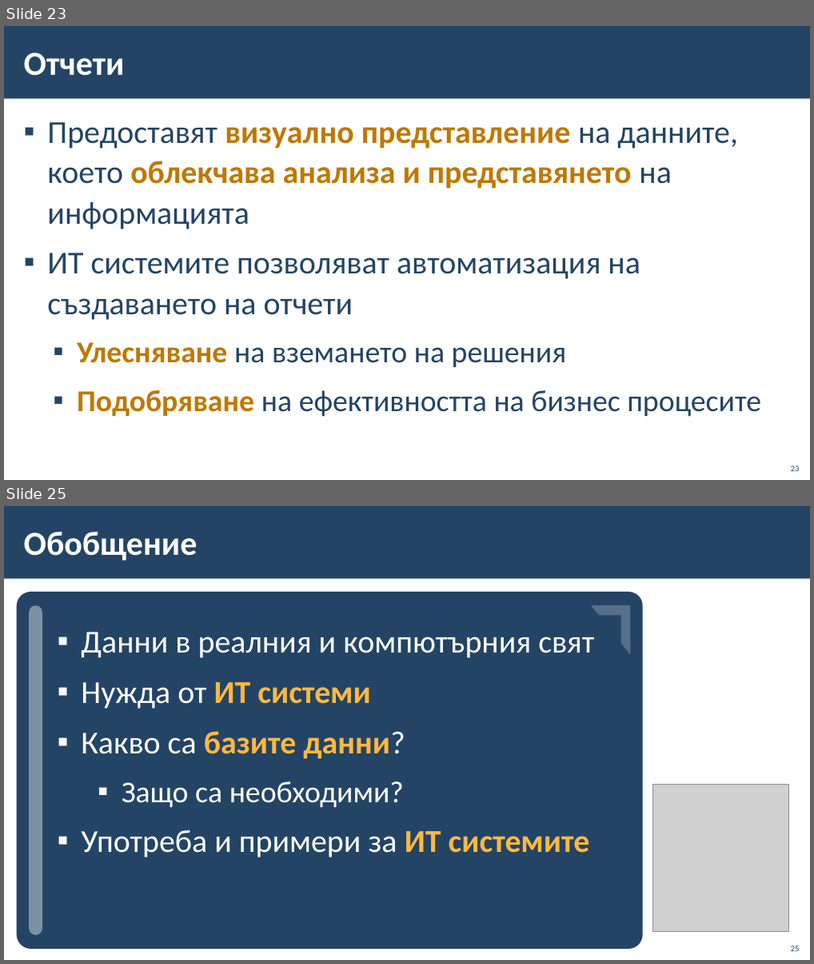
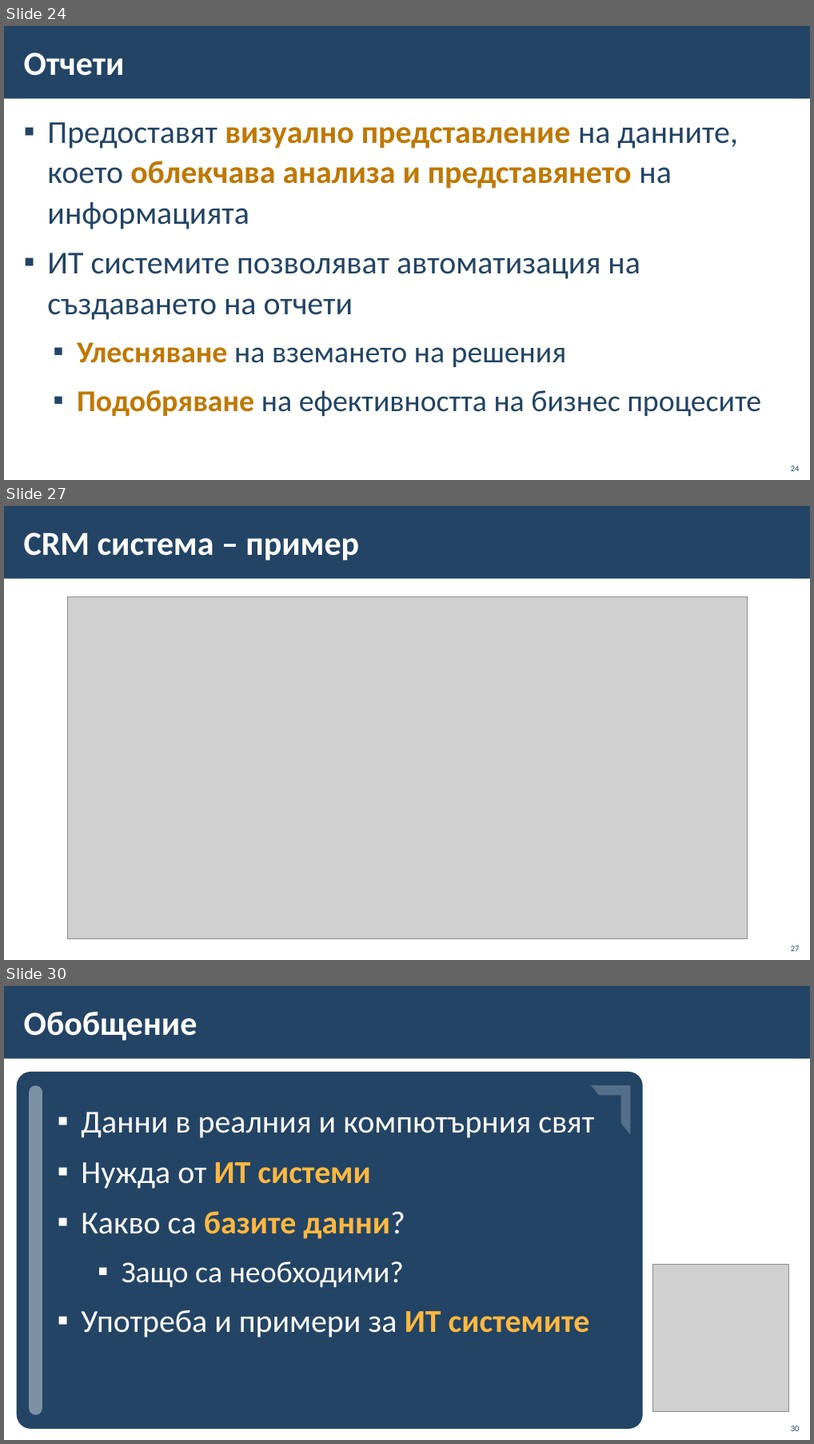
Before and after one commit to BG-IT-Edu/School-Programming, a slide deck: Courses/Software-Sciences/Module-3-Databases-New/01-IT-Systems/01-IT-Systems.pptx. Shown one above the other, each under a label of ours: slides 23 and 25 before the commit, slides 24, 27 and 30 after it; the slides between them are not shown. The pictures are 814x964 and 814x1444 pixels, drawn with LibreOffice and Linux fonts; fonts in the diff are those of the drawing; grey boxes stand for pictures; background and template pictures are left out. Boxes give left, top, right and bottom in pixels: in the first picture for what was removed or moved away, otherwise in the second. Text is boxed around its words. In the diff, an @@ line names an element or a change of style, - is before the commit and + after.

```diff
--- a/Courses/Software-Sciences/Module-3-Databases-New/01-IT-Systems/01-IT-Systems.pptx
+++ b/Courses/Software-Sciences/Module-3-Databases-New/01-IT-Systems/01-IT-Systems.pptx
@@ slide 27 added at (4,506,810,960), background #FFFFFF; not listed: 1 template element that a slide beside it also shows @@
@@ title added at (24,532,359,560), 40 pt, text #FFFFFF, bold @@
+CRM система – пример
@@ picture added at (67,597,747,939) @@
@@ page number added at (791,945,800,951), 10 pt, text #234465 @@
+27
@@ what was slide 23 is now slide 24 @@
@@ page number at (791,465,800,471): text changed @@
-23
+24
@@ what was slide 25 is now slide 30 @@
@@ page number at (791,1425,800,1431): text changed @@
-25
+30
```
Also in this commit, not shown: 10 slides changed, 4 other slides added.
